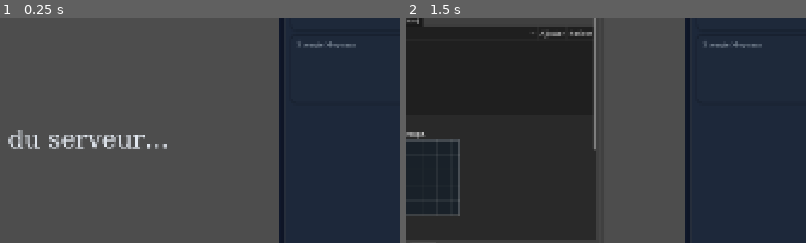
Above: before the commit, frames 1-2 (left to right).
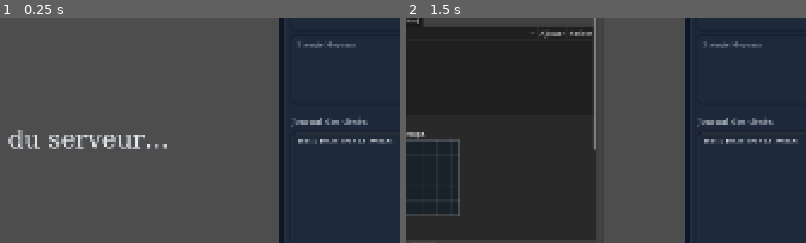
Above: after the commit, the same moments.

Repository: EcoSim-Interactive/EcoSim-game
Game: Godot game, scene res://screens/Homepage.tscn
The game is run twice, just before and just after one commit, with the same random seed, the same clock (stepped at 60 frames per second) and the same inputs.
Inputs:
- Up to frame 1 (0.25 s): no input
- Up to frame 2 (1.5 s): click "Start" at 0.5 s; click "Start" at 1.25 s
The pictures show only the part of the screen within x 48-98%, y 26-76%; the shares and areas given below are measured in that part.

The runs differ from the first frame. In frame 1, 0.7% of the frame differs, in the area x 72-98%, y 44-56%; in frame 2, 0.7%.

Commit message:
affichage de logs

Diff:
--- a/simulatorV1/godot_interface/simulation/screens/Homepage.tscn
+++ b/simulatorV1/godot_interface/simulation/screens/Homepage.tscn
@@ -422,6 +422,33 @@
 title = "Énergie Moyenne"
 line_color = Color(0.2, 0.6, 0.9, 1)
 
+[node name="HSeparator2" type="HSeparator" parent="MainVBox/MainHBox/RightSidebar/Margin/VBox"]
+layout_mode = 2
+
+[node name="LogTitle" type="Label" parent="MainVBox/MainHBox/RightSidebar/Margin/VBox"]
+layout_mode = 2
+theme_override_font_sizes/font_size = 20
+text = "Journal des décès"
+
+[node name="DeathLogPanel" type="PanelContainer" parent="MainVBox/MainHBox/RightSidebar/Margin/VBox"]
+layout_mode = 2
+size_flags_vertical = 3
+theme_override_styles/panel = SubResource("StyleBoxFlat_panel")
+
+[node name="DeathLogMargin" type="MarginContainer" parent="MainVBox/MainHBox/RightSidebar/Margin/VBox/DeathLogPanel"]
+layout_mode = 2
+theme_override_constants/margin_left = 12
+theme_override_constants/margin_top = 12
+theme_override_constants/margin_right = 12
+theme_override_constants/margin_bottom = 12
+
+[node name="DeathLogLabel" type="RichTextLabel" parent="MainVBox/MainHBox/RightSidebar/Margin/VBox/DeathLogPanel/DeathLogMargin"]
+layout_mode = 2
+size_flags_vertical = 3
+bbcode_enabled = true
+text = "Aucun décès pour le moment."
+scroll_following = true
+
 [node name="SettingsPanel" type="Panel" parent="." unique_id=826769241]
 visible = false
 z_index = 10
--- a/simulatorV1/godot_interface/simulation/scripts/homepage.gd
+++ b/simulatorV1/godot_interface/simulation/scripts/homepage.gd
@@ -30,12 +30,16 @@
 @onready var sim_daynight_label = $MainVBox/MainHBox/LeftSidebar/Margin/VBox/SimulationInfoBox/SimDayNightLabel
 @onready var sim_speed_label = $MainVBox/MainHBox/LeftSidebar/Margin/VBox/SimulationInfoBox/SimSpeedLabel
 @onready var sim_zoom_label = $MainVBox/MainHBox/LeftSidebar/Margin/VBox/SimulationInfoBox/SimZoomLabel
+@onready var death_log_label = $MainVBox/MainHBox/RightSidebar/Margin/VBox/DeathLogPanel/DeathLogMargin/DeathLogLabel
 
 # --- Variables principales ---
 var simulation_logs = []          # Données chargées depuis summary.json
 var current_step_data = {}
 var simulation_data = {}          # Données du fichier simulation.json (actions, motivations)
 var current_speed_text = "1x"
+var previous_alive_states = {}
+var death_logs: Array = []
+
 
 # --- Configuration ---
 @export var logs_folder: String = ""
@@ -250,6 +254,7 @@
 	var total_energy = 0.0
 
 	var species_counts = {}
+	var newly_dead = []
 
 	if step_data.has("species"):
 		for s in step_data["species"]:
@@ -263,13 +268,21 @@
 			else:
 				is_alive = true # Fallback au cas où
 
+			var s_name = s.get("name", "Inconnu")
+			if previous_alive_states.has(s_name) and previous_alive_states[s_name] and not is_alive:
+				newly_dead.append(s_name)
+			previous_alive_states[s_name] = is_alive
+
 			if is_alive:
 				pop += 1
 				total_energy += s.get("vitality", 0)
-				var s_name = s.get("name", "Inconnu").capitalize()
-				species_counts[s_name] = species_counts.get(s_name, 0) + 1
+				var cap_name = s_name.capitalize()
+				species_counts[cap_name] = species_counts.get(cap_name, 0) + 1
 			else:
 				dead += 1
+
+	for dead_name in newly_dead:
+		_add_death_log(dead_name, step_data)
 
 	if step_data.has("world_state") and step_data["world_state"].has("food_available"):
 		food = step_data["world_state"]["food_available"]
@@ -324,6 +337,19 @@
 				sim_daynight_label.add_theme_color_override("font_color", Color(0.5, 0.5, 0.9))
 
 
+
+func _add_death_log(animal_name: String, step_data: Dictionary):
+	var cycle = step_data.get("step", step_data.get("cycle", 0))
+	var time_str = "--:--"
+	if step_data.has("hour") and step_data.has("minute"):
+		time_str = "%02d:%02d" % [int(step_data["hour"]), int(step_data["minute"])]
+	var log_str = "[color=#e06c75][%s] C%s - [b]%s[/b][/color]" % [time_str, str(cycle), animal_name]
+	death_logs.push_front(log_str)
+	if death_logs.size() > 50:
+		death_logs.pop_back()
+
+	if death_log_label:
+		death_log_label.text = "\n".join(death_logs)
 
 # --- Générer un résumé global pour le fichier TXT ---
 func generate_summary_text() -> String:
@@ -419,6 +445,10 @@
 
 func clear_logs():
 	simulation_logs.clear()
+	previous_alive_states.clear()
+	death_logs.clear()
+	if death_log_label:
+		death_log_label.text = "Aucun décès pour le moment."
 	if graph_population and graph_population.has_method("clear_data"):
 		graph_population.clear_data()
 	if graph_food and graph_food.has_method("clear_data"):
